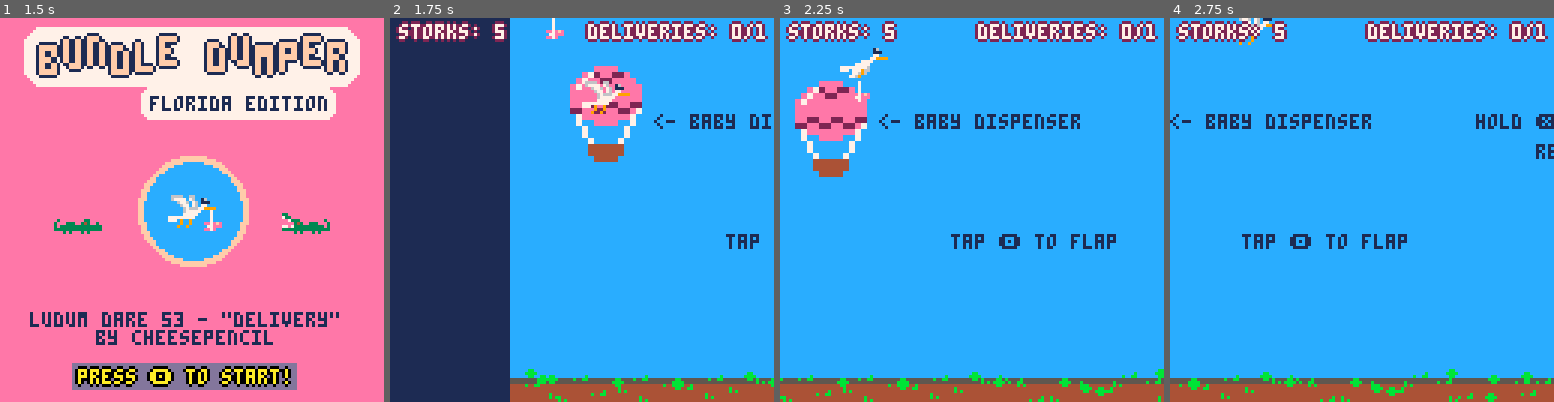
Above: before the commit, frames 1-4 (left to right).
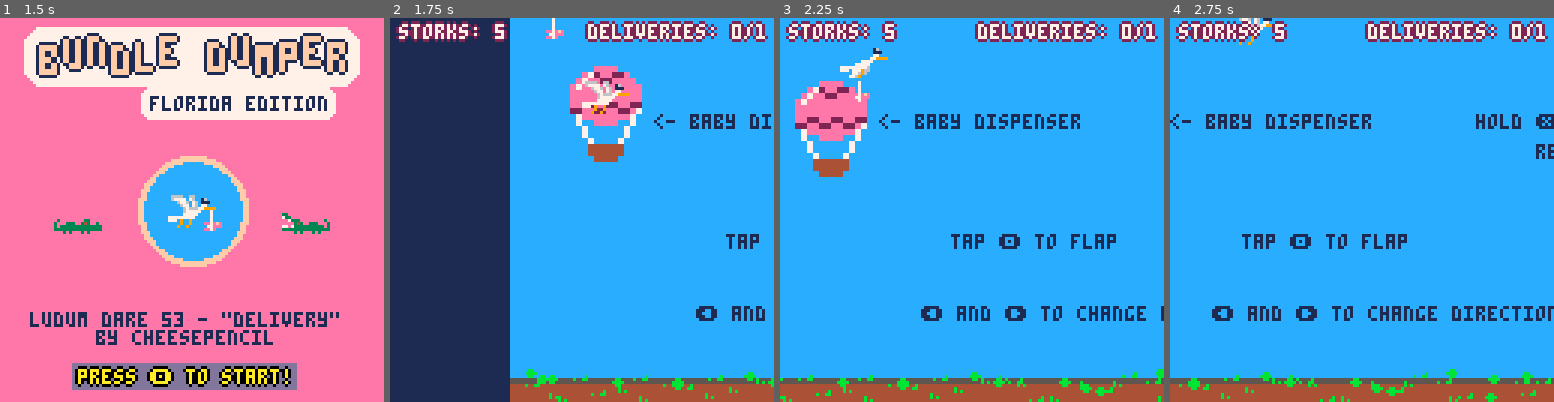
Above: after the commit, the same moments.

Repository: cheesepencil/ld53
Game: PICO-8 cartridge ld53.p8
Two runs of this game, one before a commit and one after it. Both use one fixed random seed, a clock stepped at 60 frames per second and the inputs below.
Inputs:
- Up to frame 1 (1.5 s): tap X (X key) at 0.33, 1.07 s; tap O (Z key) at 0.7 s
- Up to frame 2 (1.75 s): hold Right from 1.6 s (still down); tap O (Z key) at 1.7 s
- Up to frame 3 (2.25 s): tap X (X key) at 1.85 s; release Right at 2.1 s; tap O (Z key) at 2.1 s; hold Up from 2.15 s (still down)
- Up to frame 4 (2.75 s): release Up at 2.42 s; hold Right from 2.47 s (still down); tap O (Z key) at 2.5 s

Frame 1 is identical in both runs. In frame 2, 0.3% of the frame differs, in the area x 79-98%, y 75-79%; in frame 3, 1.0%; in frame 4, 1.4%, in the area x 10-100%, y 75-79%.

Commit message:
directional controls in tutorial

Diff:
--- a/scene.lua
+++ b/scene.lua
@@ -183,6 +183,7 @@
     if scene.tutorial then
         print("<- baby dispenser", 32 + 16, 32, 1)
         print("tap 🅾️ to flap", 72, 72, 1)
+        print("⬅️ and ➡️ to change direction", 72 - 10, 72 + 24, 1)
         print("hold ❎ to aim", 150, 32, 1)
         print("release ❎ to deliver...", 170, 42, 1)
         print("<- missed? get more babies", 178, 58, 1)
